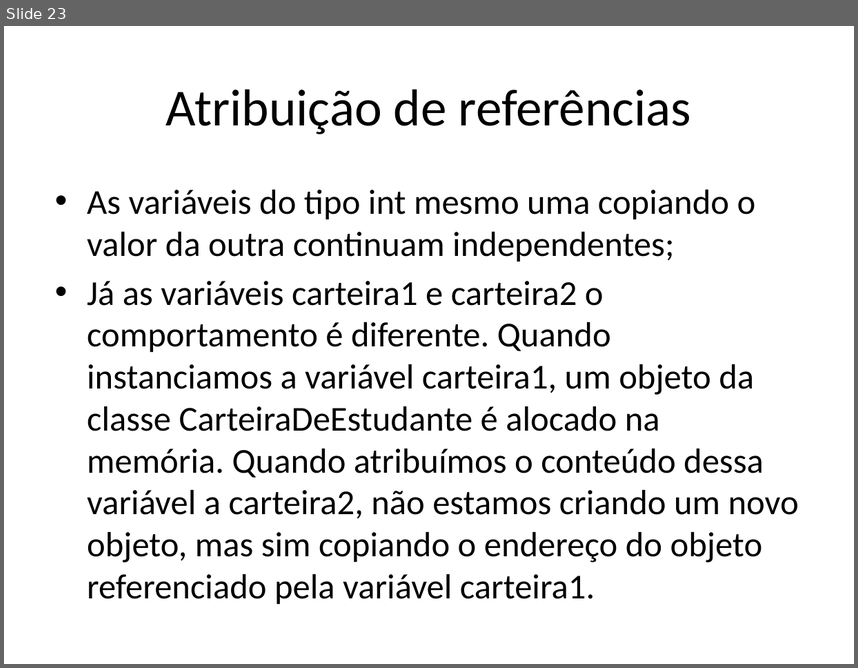
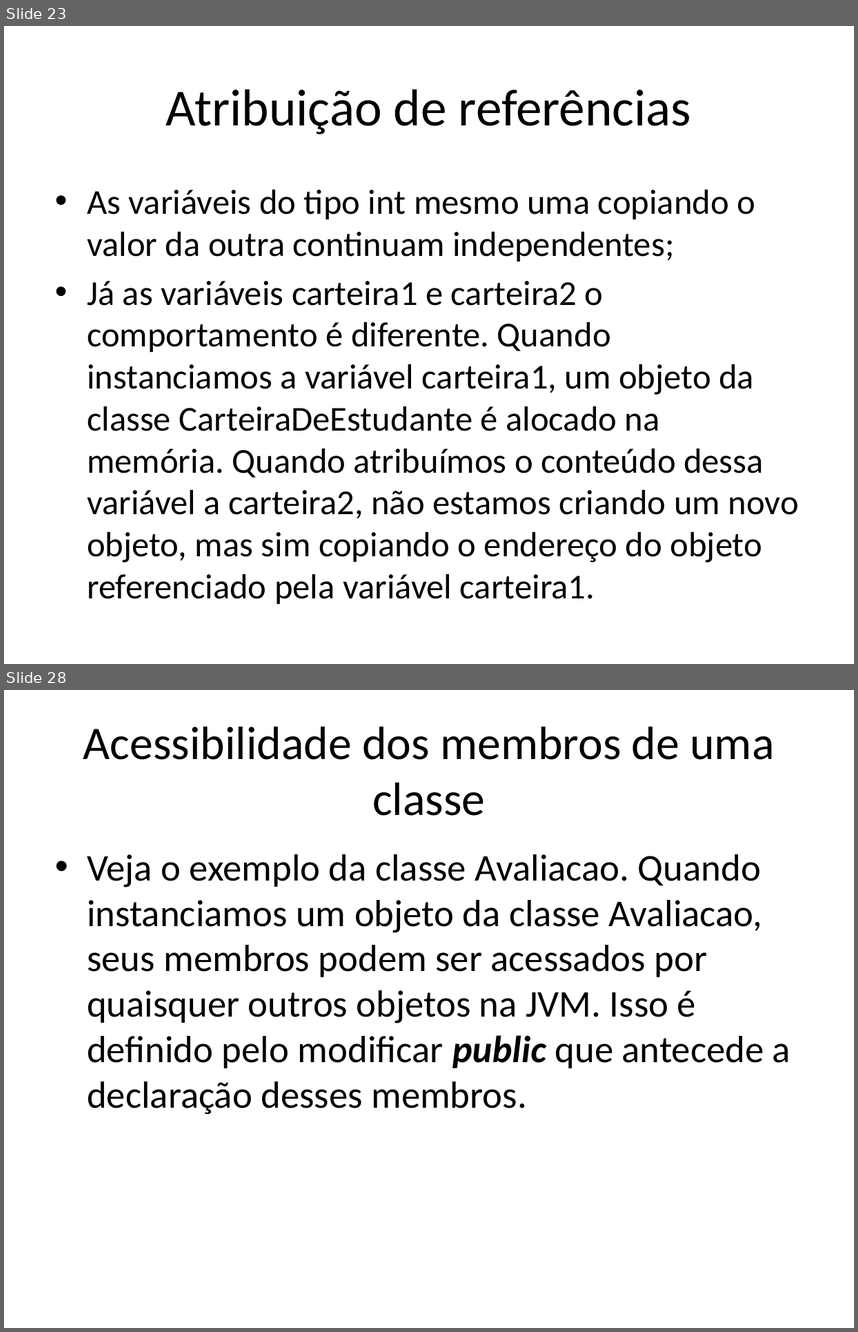
Before and after one commit to renanlessa/CursoJava, a slide deck: Documentos/Orientação a Objetos.pptx. Shown one above the other, each under a label of ours: slide 23 before the commit, slides 23 and 28 after it; the slides between them are not shown. The pictures are 858x668 and 858x1332 pixels, drawn with LibreOffice and Linux fonts; fonts in the diff are those of the drawing. Boxes give left, top, right and bottom in pixels: in the first picture for what was removed or moved away, otherwise in the second. Text is boxed around its words. In the diff, an @@ line names an element or a change of style, - is before the commit and + after.

Commit message:
Novos exemplos, exercicios, apresentacao

```diff
--- a/Documentos/Orientação a Objetos.pptx
+++ b/Documentos/Orientação a Objetos.pptx
@@ slide 28 added at [4, 690, 854, 1328], background #FFFFFF @@
@@ title added at [83, 727, 774, 816], 39.6 pt, text #000000 @@
+Acessibilidade dos membros de uma classe
@@ text added at [87, 854, 791, 1114], 32 pt, text #000000 @@
+• Veja o exemplo da classe Avaliacao. Quando instanciamos um objeto da classe Avaliacao, seus membros podem ser acessados por quaisquer outros objetos na JVM. Isso é definido pelo modificar public que antecede a declaração desses membros.
```
Also in this commit, not shown: 12 other slides added, 5 other files.
